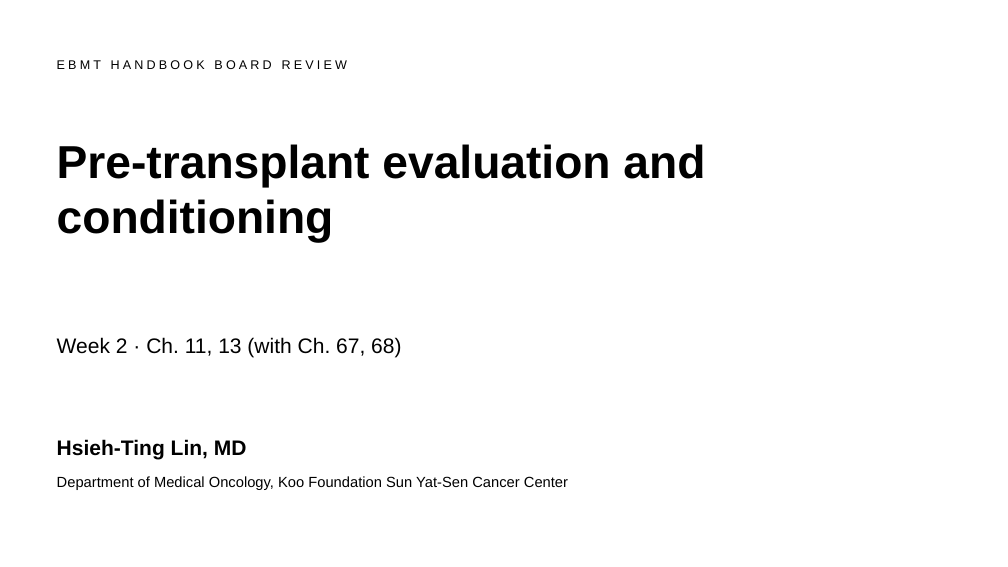
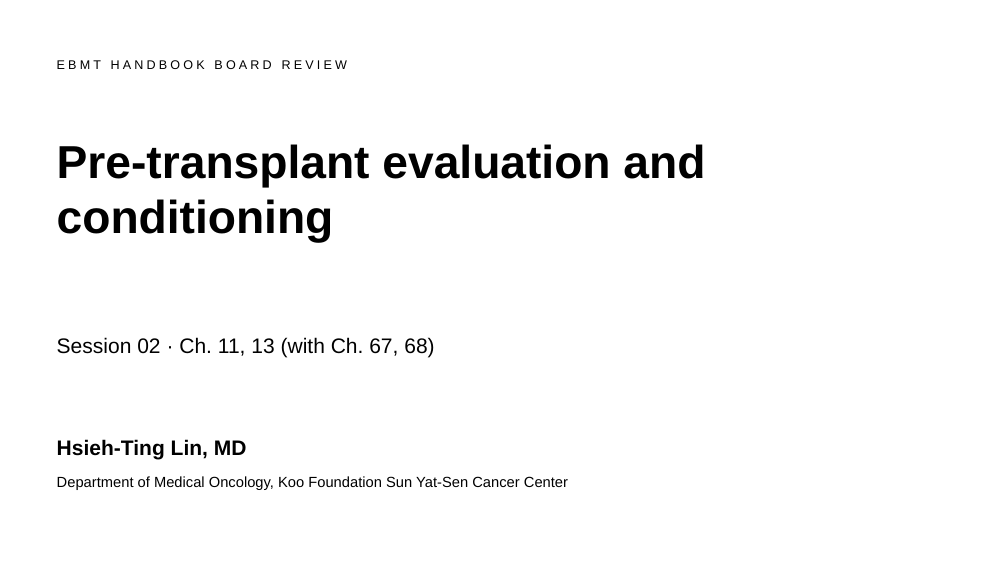
Before and after one commit to htlin222/ebmt-handbook-skill, a slide deck: slide 1 of slides/decks/s02-evaluation-conditioning.pptx. Drawn at 1008x567 pixels with LibreOffice and Linux fonts; fonts in the diff are those of the drawing. Boxes give left, top, right and bottom in pixels: in the first picture for what was removed or moved away, otherwise in the second. Text is boxed around its words. In the diff, an @@ line names an element or a change of style, - is before the commit and + after.

```diff
--- a/slides/decks/s02-evaluation-conditioning.pptx
+++ b/slides/decks/s02-evaluation-conditioning.pptx
@@ text at (x1=57, y1=337, x2=434, y2=358): text changed @@
-Week 2 · Ch. 11, 13 (with Ch. 67, 68)
+Session 02 · Ch. 11, 13 (with Ch. 67, 68)
```
Also in this commit, not shown: 42 other files.
